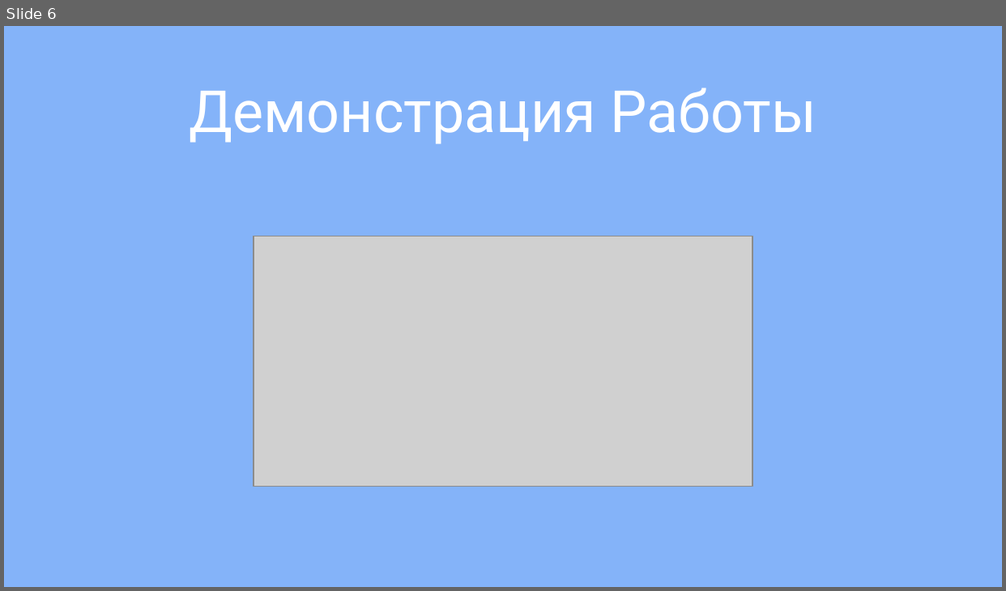
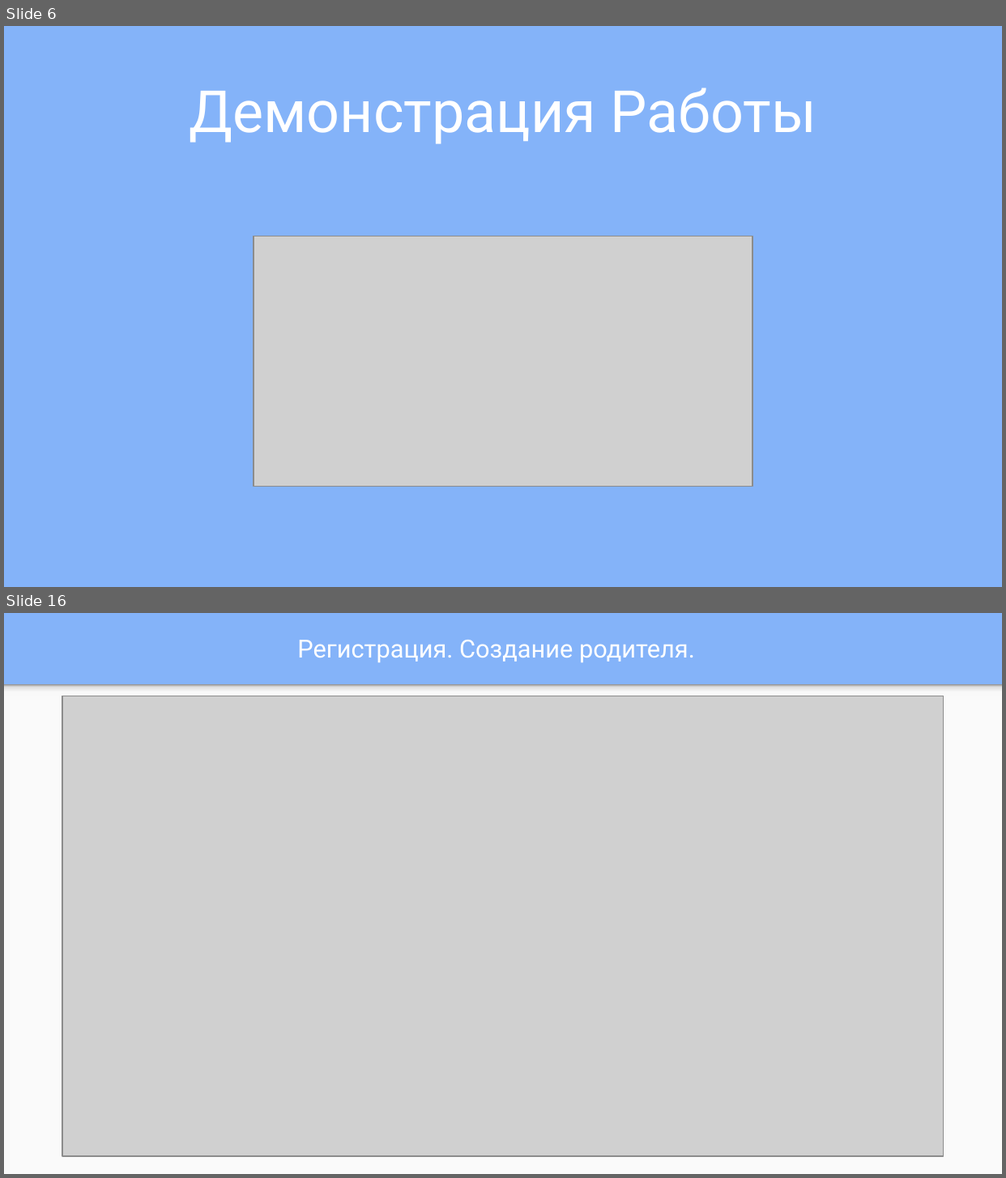
Before and after one commit to BearForesterSmallBeef/TeacherAndParent, a slide deck: materials/presentation/presentation.pptx. Shown one above the other, each under a label of ours: slide 6 before the commit, slides 6 and 16 after it; the slides between them are not shown. The pictures are 1006x591 and 1006x1178 pixels, drawn with LibreOffice and Linux fonts; fonts in the diff are those of the drawing; grey boxes stand for pictures. Boxes give left, top, right and bottom in pixels: in the first picture for what was removed or moved away, otherwise in the second. Text is boxed around its words. In the diff, an @@ line names an element or a change of style, - is before the commit and + after.

```diff
--- a/materials/presentation/presentation.pptx
+++ b/materials/presentation/presentation.pptx
@@ slide 16 added at (4, 613, 1002, 1174), background #84B3F9 @@
@@ title added at (297, 640, 695, 662), 18 pt, text #FFFFFF @@
+Регистрация. Создание родителя.
@@ rectangle added at (4, 685, 1002, 1174), fill #FAFAFA @@
@@ rectangle added at (4, 685, 1002, 696), fill gradient #F9F9F9 to #DEDEDE to #999999 @@
@@ picture added at (63, 696, 944, 1156) @@
```
Also in this commit, not shown: 16 other slides added, 28 other files.
